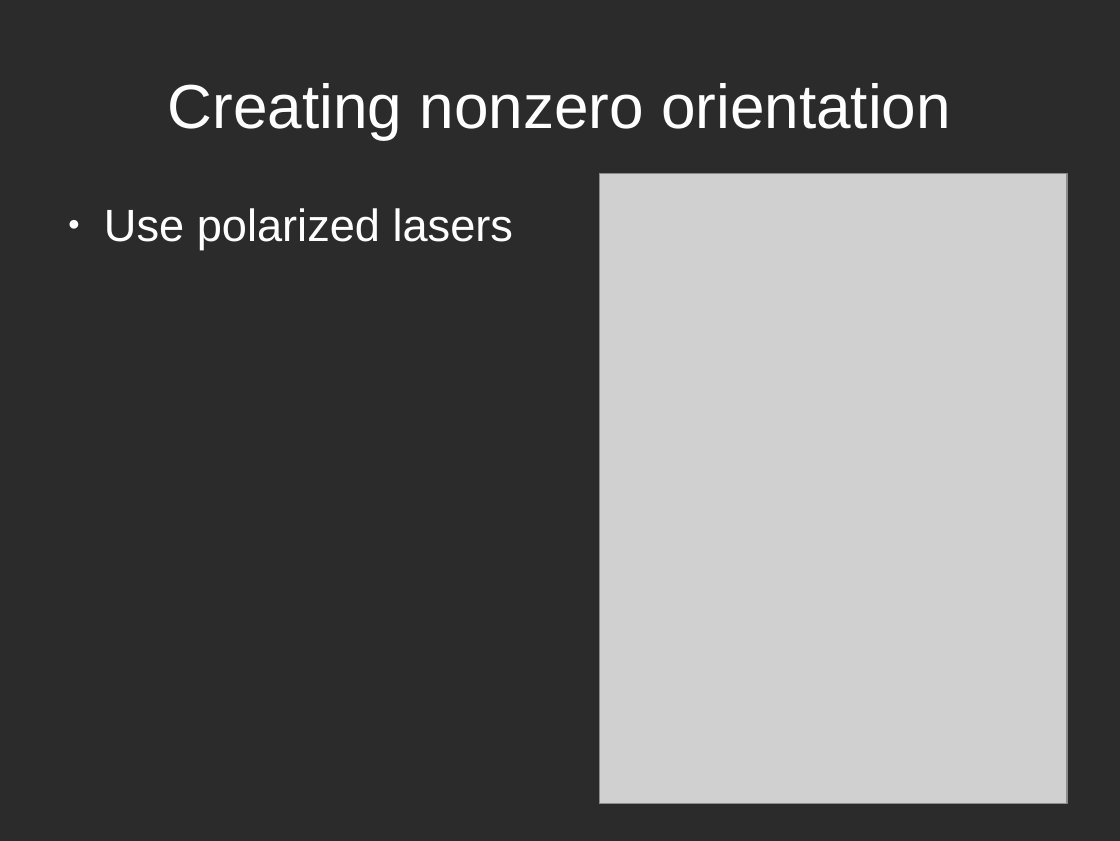
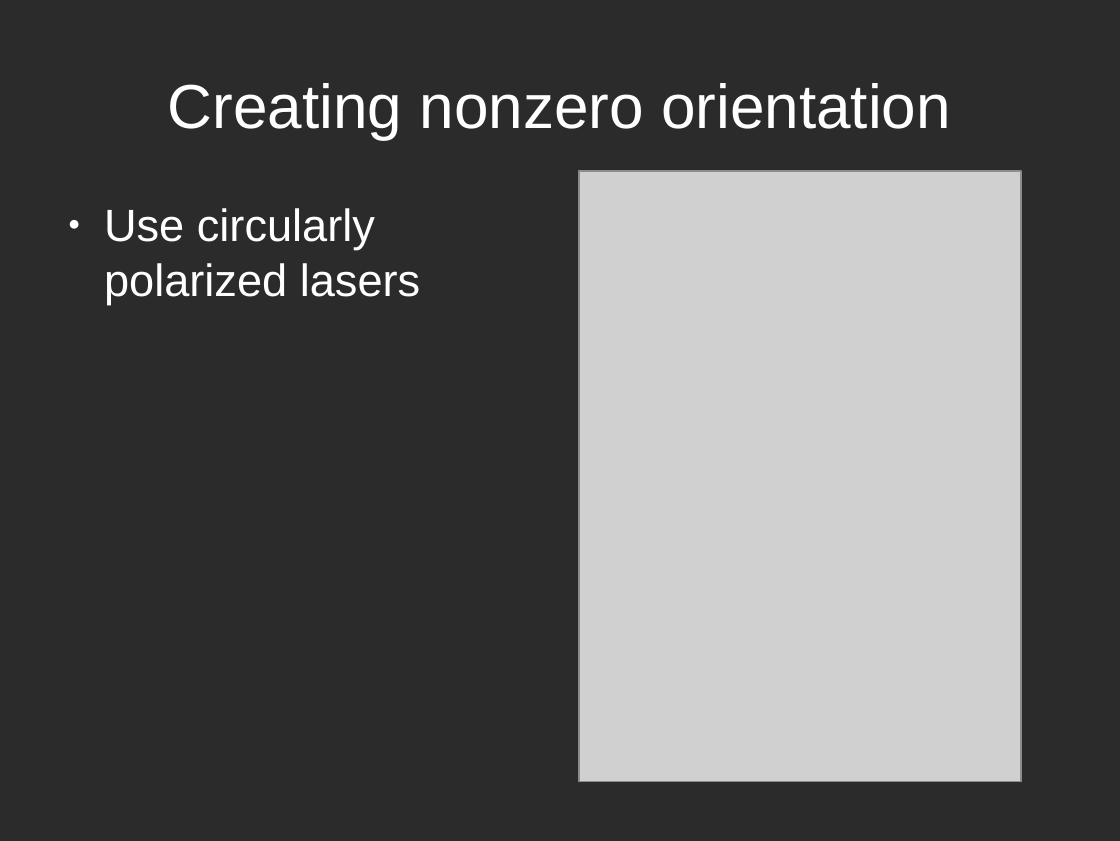
Before and after one commit to atowneND/HeNaK_Collisions, a slide deck: slide 7 of Presentation.odp. Drawn at 1120x841 pixels with LibreOffice and Linux fonts; fonts in the diff are those of the drawing; grey boxes stand for pictures; background and template pictures are left out; a plain dark background stands for a picture behind light text. Boxes give left, top, right and bottom in pixels: in the first picture for what was removed or moved away, otherwise in the second. Text is boxed around its words. In the diff, an @@ line names an element or a change of style, - is before the commit and + after.

```diff
--- a/Presentation.odp
+++ b/Presentation.odp
@@ picture: place and size @@
-picture at box(600, 174, 1067, 803)
+picture at box(579, 171, 1021, 781)
@@ text at box(104, 208, 420, 304): text changed @@
-● Use polarized lasers
+● Use circularly polarized lasers
```
Also in this commit, not shown: 5 other slides changed, 8 other files.
